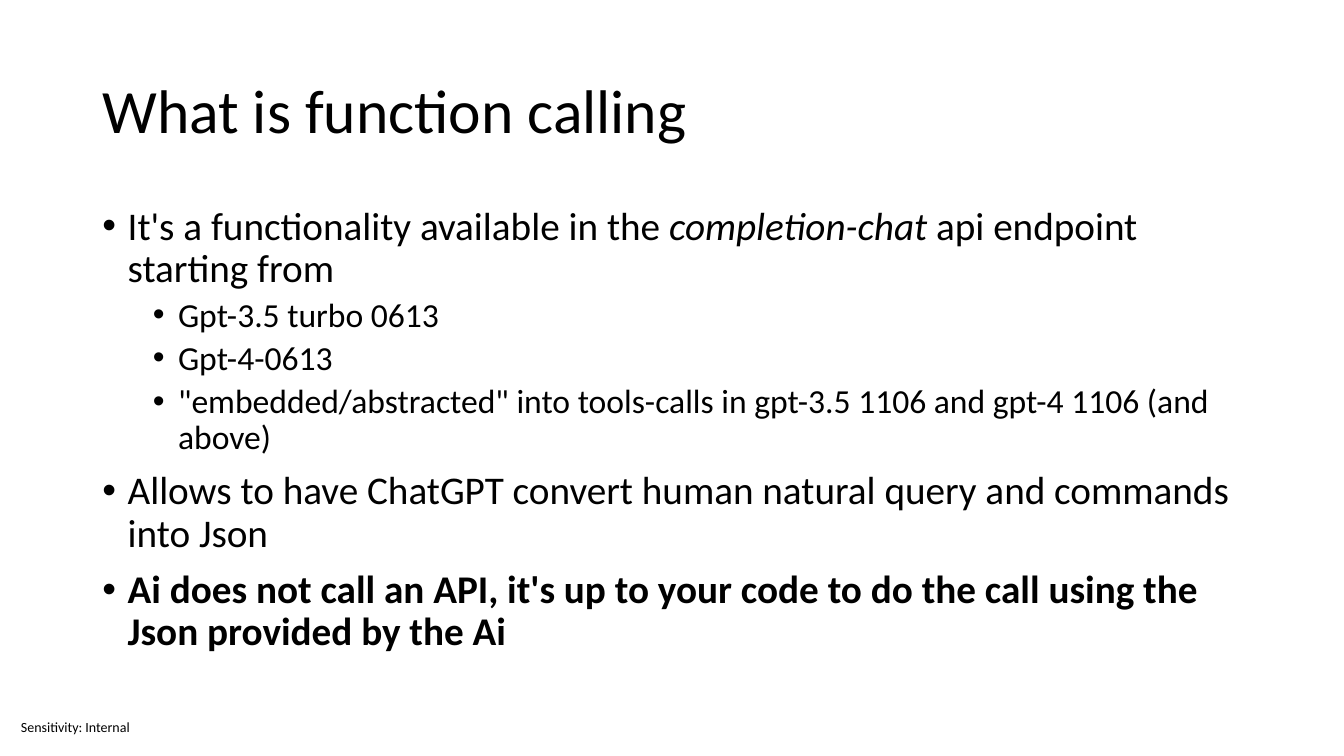
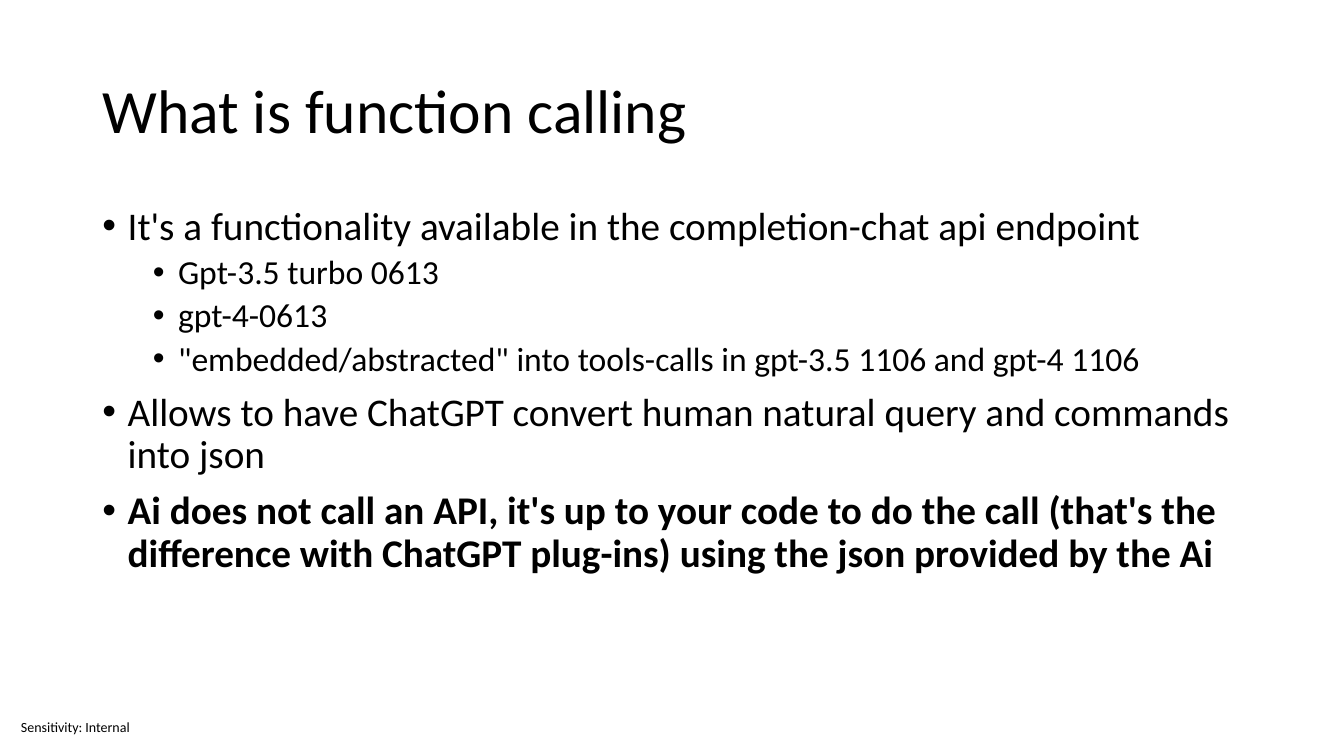
Before and after one commit to sabbadino/function-caling, a slide deck: slide 2 of Function calling.pptx (slide 6 before the commit). Drawn at 1344x756 pixels with LibreOffice and Linux fonts; fonts in the diff are those of the drawing. Boxes give left, top, right and bottom in pixels: in the first picture for what was removed or moved away, otherwise in the second. Text is boxed around its words. In the diff, an @@ line names an element or a change of style, - is before the commit and + after.

```diff
--- a/Function calling.pptx
+++ b/Function calling.pptx
@@ text at (128,212,1140,247): text changed @@
-• It's a functionality available in the completion-chat api endpoint starting from
+• It's a functionality available in the completion-chat api endpoint
@@ text at (128,304,1229,574): text changed @@
-  • Gpt-4-0613
-  • "embedded/abstracted" into tools-calls in gpt-3.5 1106 and gpt-4 1106 (and above)
-• Allows to have ChatGPT convert human natural query and commands into Json
-• Ai does not call an API, it's up to your code to do the call using the Json provided by the Ai
+  • gpt-4-0613
+  • "embedded/abstracted" into tools-calls in gpt-3.5 1106 and gpt-4 1106
+• Allows to have ChatGPT convert human natural query and commands into json
+• Ai does not call an API, it's up to your code to do the call (that's the difference with ChatGPT plug-ins) using the json provided by the Ai
```
Also in this commit, not shown: 8 other slides changed, 6 slides removed.
